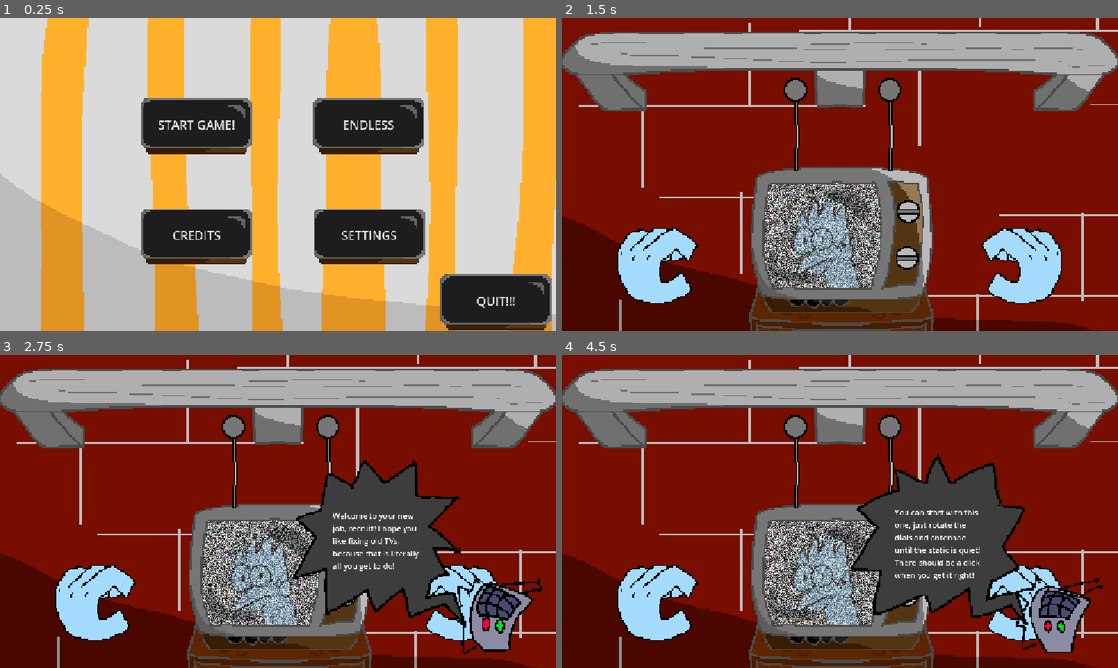
Above: before the commit, frames 1-4 (two rows, left to right).
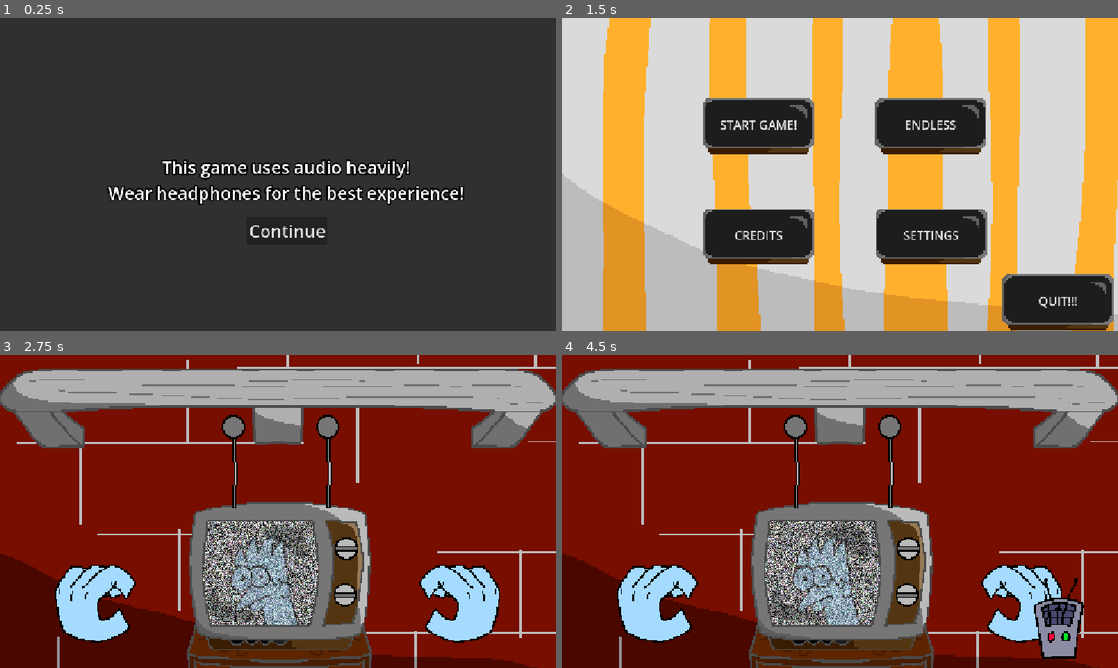
Above: after the commit, the same moments.

Repository: PlasmaOJ15/LD60TvRepair
Game: Godot game, scene res://scenes/warning.tscn
Two runs of this game, one before a commit and one after it. Both use one fixed random seed, a clock stepped at 60 frames per second and the inputs below. Before the commit the project starts from res://scenes/main_menu.tscn. Sound files missing from this copy of the repository are replaced by a short silence.
Inputs (mouse positions are in pixels of both pictures, inside the frame that each line leads up to):
- Up to frame 1 (0.25 s): no input
- Up to frame 2 (1.5 s): click (756, 124) at 0.5 s, where only the run before the commit has a clickable "START GAME!"; click (851, 230) at 1.25 s, where only the run after the commit has a clickable "Continue"
- Up to frame 3 (2.75 s): click (194, 461) at 2 s, where only the run after the commit has a clickable "START GAME!"
- Up to frame 4 (4.5 s): move the mouse to (906, 549) at 2.77 s; click (906, 549) at 2.85 s; move the mouse to (906, 596) at 3.52 s; tap A (move_l) at 3.6 s; move the mouse to (795, 426) at 4.27 s; tap D (move_r) at 4.35 s

The runs differ from the first frame. In frame 1, 86% of the frame differs, in the area x 0-100%, y 0-100%; in frame 2, 99%; in frame 3, 18%; in frame 4, 19%.

Commit message:
Added QOL text

Diff:
--- a/project.godot
+++ b/project.godot
@@ -11,9 +11,13 @@
 [application]
 
 config/name="LD60TvRepair"
-run/main_scene="uid://of3xxtdwq88r"
+run/main_scene="uid://coxvwlt23dcst"
 config/features=PackedStringArray("4.7", "Mobile")
 config/icon="res://icon.svg"
+
+[audio]
+
+buses/default_bus_layout="uid://bnkqjjv4ehqed"
 
 [autoload]
 
--- a/scenes/Balloon.tscn
+++ b/scenes/Balloon.tscn
@@ -11,6 +11,7 @@
 [ext_resource type="AudioStream" uid="uid://baprfwmfk82h6" path="res://assets/Audio/failed (1).wav" id="7_7gbql"]
 [ext_resource type="AudioStream" uid="uid://bmrcoi2ivc4qa" path="res://assets/Audio/failed (2).wav" id="8_g7uyc"]
 [ext_resource type="AudioStream" uid="uid://ookfdrr3asn5" path="res://assets/Audio/failed (3).wav" id="9_a5gnl"]
+[ext_resource type="Texture2D" uid="uid://cvtvovb626uyd" path="res://assets/wdarrows.png" id="12_le8d2"]
 
 [sub_resource type="RectangleShape2D" id="RectangleShape2D_ym2wr"]
 size = Vector2(218, 82)
@@ -116,5 +117,10 @@
 stream = ExtResource("4_a5gnl")
 volume_db = -5.0
 
+[node name="Wdarrows" type="Sprite2D" parent="." unique_id=237440106]
+position = Vector2(0, -20)
+scale = Vector2(12, 12)
+texture = ExtResource("12_le8d2")
+
 [connection signal="area_entered" from="LoseArea" to="LoseArea" method="_on_area_entered"]
 [connection signal="body_entered" from="LoseArea" to="LoseArea" method="_on_body_entered"]
--- a/scenes/simonSaysManager.gd
+++ b/scenes/simonSaysManager.gd
@@ -50,6 +50,7 @@
 	ResetGame()
 
 func ResetGame():
+	$SimonSays.visible = true
 	RandomizeTimeUntilNextPattern();
 	color_rect.visible = true;
 	color_rect.color = Color(0.19, 0.19, 0.19, 1.0);
@@ -68,6 +69,7 @@
 	colorPatterns = [randomColor1, randomColor2, randomColor3]
 
 func ShowPattern():
+	$SimonSays.visible = false
 	RandomizePattern();
 	color_rect.visible = true;
 	simon_ready.play()
--- a/scenes/simon_says.tscn
+++ b/scenes/simon_says.tscn
@@ -9,6 +9,7 @@
 [ext_resource type="AudioStream" uid="uid://dgonv5pd6vot5" path="res://assets/Audio/simonReady.wav" id="6_vvi8g"]
 [ext_resource type="AudioStream" uid="uid://bmrcoi2ivc4qa" path="res://assets/Audio/failed (2).wav" id="7_vvi8g"]
 [ext_resource type="AudioStream" uid="uid://ookfdrr3asn5" path="res://assets/Audio/failed (3).wav" id="8_5xox2"]
+[ext_resource type="Texture2D" uid="uid://mmtasjyh3cik" path="res://assets/simonSays.png" id="10_5xox2"]
 
 [sub_resource type="StyleBoxFlat" id="StyleBoxFlat_5xox2"]
 bg_color = Color(0, 0.5921569, 0, 1)
@@ -112,6 +113,11 @@
 stream = SubResource("AudioStreamRandomizer_opmx1")
 volume_db = 10.0
 
+[node name="SimonSays" type="Sprite2D" parent="." unique_id=1867263705]
+position = Vector2(-1, 2.9999983)
+scale = Vector2(12, 12)
+texture = ExtResource("10_5xox2")
+
 [connection signal="pressed" from="Blue" to="." method="_on_blue_pressed"]
 [connection signal="pressed" from="Red" to="." method="_on_red_pressed"]
 [connection signal="timeout" from="EnterPatternTimer" to="." method="_on_enter_pattern_timer_timeout"]
--- /dev/null
+++ b/scenes/warning.tscn
@@ -0,0 +1,41 @@
+[gd_scene format=3 uid="uid://coxvwlt23dcst"]
+
+[ext_resource type="Script" uid="uid://bbd3bmg7vhonq" path="res://scripts/warning.gd" id="1_fgfcp"]
+[ext_resource type="LabelSettings" uid="uid://4rvyhdtmlg6" path="res://scenes/new_label_settings.tres" id="2_i3rmn"]
+[ext_resource type="Theme" uid="uid://gk2s745x223r" path="res://scenes/new_theme.tres" id="3_18pth"]
+
+[node name="Control" type="Control" unique_id=1885453998]
+layout_mode = 3
+anchors_preset = 15
+anchor_right = 1.0
+anchor_bottom = 1.0
+grow_horizontal = 2
+grow_vertical = 2
+script = ExtResource("1_fgfcp")
+
+[node name="CanvasLayer" type="CanvasLayer" parent="." unique_id=381179763]
+
+[node name="ColorRect" type="ColorRect" parent="CanvasLayer" unique_id=1431349455]
+offset_right = 1380.0
+offset_bottom = 706.0
+color = Color(0.1893278, 0.18932778, 0.1893278, 1)
+
+[node name="Label" type="Label" parent="CanvasLayer" unique_id=1286425915]
+offset_left = 224.0
+offset_top = 284.0
+offset_right = 962.0
+offset_bottom = 387.0
+text = "This game uses audio heavily!
+Wear headphones for the best experience!"
+label_settings = ExtResource("2_i3rmn")
+horizontal_alignment = 1
+
+[node name="Button" type="Button" parent="CanvasLayer" unique_id=1486473033]
+offset_left = 512.0
+offset_top = 412.0
+offset_right = 678.0
+offset_bottom = 470.0
+theme = ExtResource("3_18pth")
+text = "Continue"
+
+[connection signal="pressed" from="CanvasLayer/Button" to="." method="_on_button_pressed"]
--- a/scripts/balloonGameManager.gd
+++ b/scripts/balloonGameManager.gd
@@ -10,7 +10,7 @@
 var playing = false;
 
 func _ready() -> void:
-	pass
+	$Wdarrows.visible = true
 
 func startGame():
 	#reset balloon
--- a/scripts/catcherController.gd
+++ b/scripts/catcherController.gd
@@ -11,6 +11,7 @@
 		# Get the input direction and handle the movement/deceleration.
 		var direction := Input.get_axis("move_l", "move_r")
 		if direction:
+			$"../Wdarrows".visible = false
 			velocity.x = direction * SPEED
 		else:
 			velocity.x = move_toward(velocity.x, 0, SPEED)
--- /dev/null
+++ b/scripts/warning.gd
@@ -0,0 +1,5 @@
+extends Control
+
+
+func _on_button_pressed() -> void:
+	get_tree().change_scene_to_file("res://scenes/main_menu.tscn")
Binary file added: assets/simonSays.png
Not shown, added: assets/simonSays.png.import
Binary file added: assets/wdarrows.png
Not shown, added: assets/wdarrows.png.import
Not shown, added: scripts/warning.gd.uid
